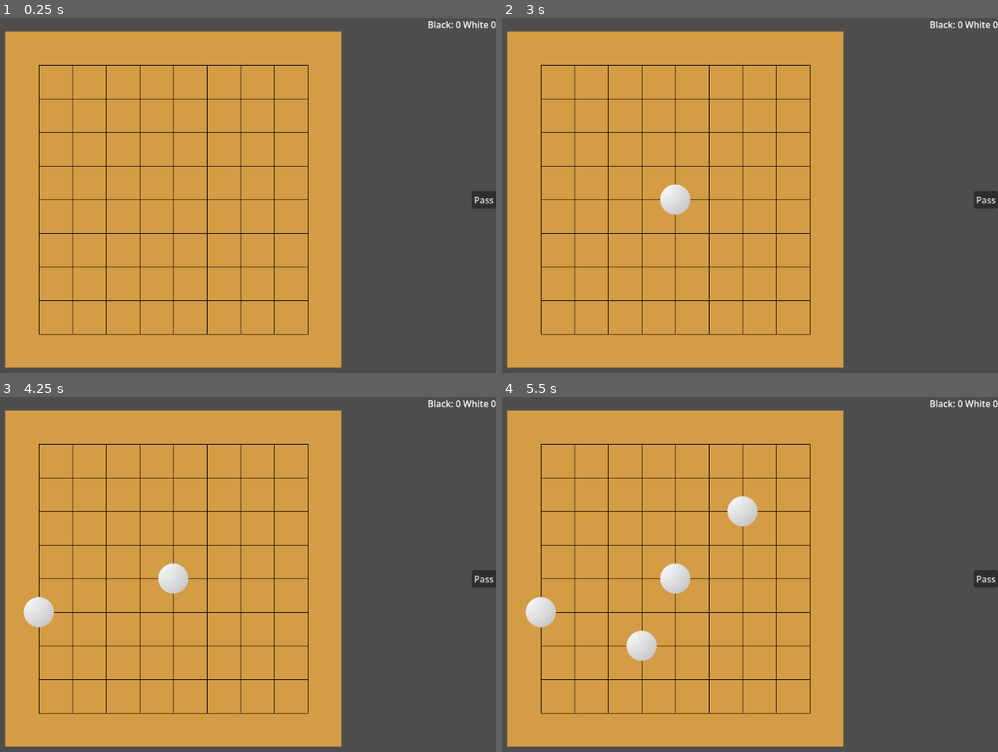
Above: before the commit, frames 1-4 (two rows, left to right).
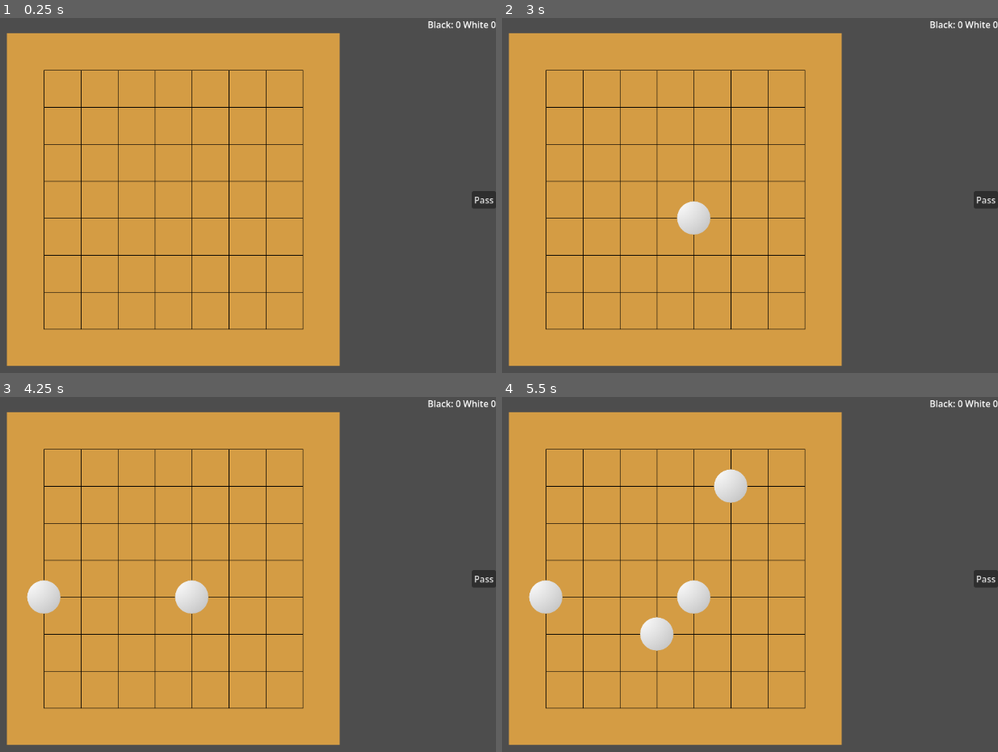
Above: after the commit, the same moments.

Repository: benev0/Go
Game: Godot game, scene res://main.tscn
Two runs of this game, one before a commit and one after it. Both use one fixed random seed, a clock stepped at 60 frames per second and the inputs below.
Inputs (mouse positions are in pixels of both pictures, inside the frame that each line leads up to):
- Up to frame 1 (0.25 s): no input
- Up to frame 2 (3 s): click "Pass" at 0.5 s; click "Pass" at 1.25 s; click "Pass" at 2 s; tap Enter at 2.75 s; move the mouse to (675, 199) at 2.77 s; click (675, 199) at 2.85 s
- Up to frame 3 (4.25 s): tap Space at 3.5 s; move the mouse to (44, 595) at 3.52 s; click (44, 595) at 3.6 s
- Up to frame 4 (5.5 s): tap Enter at 4.25 s; move the mouse to (740, 499) at 4.27 s; click (740, 499) at 4.35 s; tap Space at 5 s; move the mouse to (640, 652) at 5.02 s; click (640, 652) at 5.1 s

The runs differ from the first frame. In frame 1, 6.7% of the frame differs, in the area x 0-69%, y 3-99%; in frame 2, 7.5%; in frame 3, 8.0%; in frame 4, 9.4%.

Commit message:
resolved line overshoot

Diff:
--- a/board.gd
+++ b/board.gd
@@ -1,6 +1,6 @@
 extends Area2D
 
-const WeiQiGameState = preload("res://weiqi_game_state.gd")
+#const WeiQiGameState = preload("res://weiqi_game_state.gd")
 
 @export var stone: PackedScene
 # pixel height/width
@@ -46,6 +46,7 @@
 	mouse_present = false
 	black_turn = true
 	stride = size / (dim + 1)
+	size = stride * (dim + 1)
 	line_len = size - 2 * stride
 	stone_size = stride * stone_space_ratio
 	ghost_stone = create_new_stone()
--- a/main.tscn
+++ b/main.tscn
@@ -8,7 +8,7 @@
 script = ExtResource("1_0xm2m")
 
 [node name="Board" parent="." unique_id=1462725338 groups=["stones"] instance=ExtResource("1_ig7tw")]
-dim = 9
+dim = 8
 stone_alpha = 0.5
 
 [node name="UI" parent="." unique_id=628682128 instance=ExtResource("3_h2yge")]
